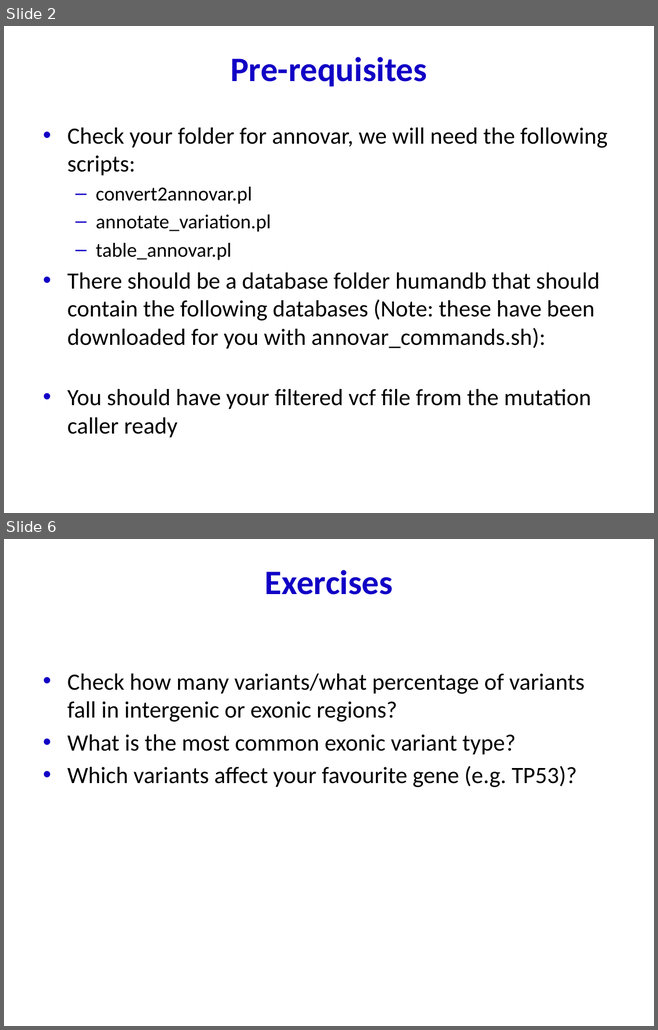
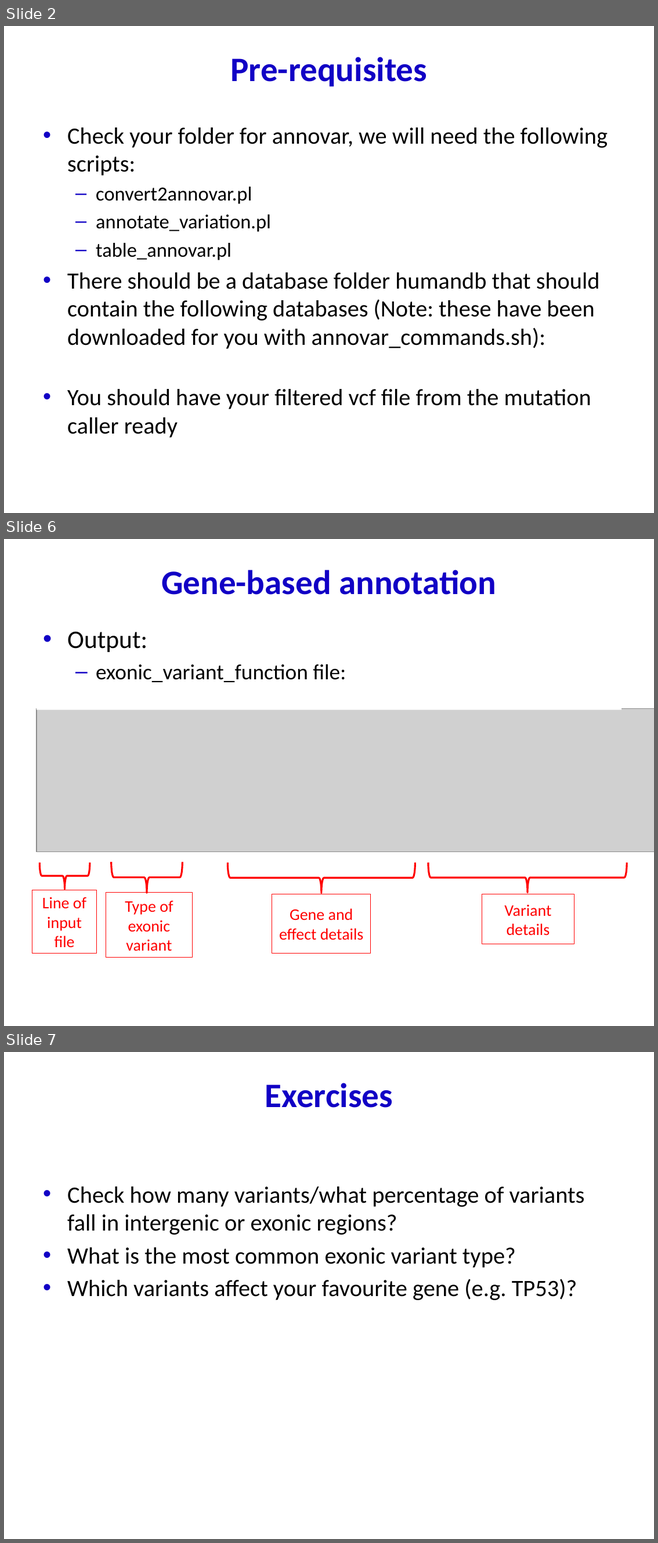
Before and after one commit to bioinformatics-core-shared-training/cruk-summer-school-2017, a slide deck: Day3/practical_annotatingSNVs.pptx. Shown one above the other, each under a label of ours: slides 2 and 6 before the commit, slides 2, 6 and 7 after it; the slides between them are not shown. The pictures are 658x1030 and 658x1543 pixels, drawn with LibreOffice and Linux fonts; fonts in the diff are those of the drawing; grey boxes stand for pictures. Boxes give left, top, right and bottom in pixels: in the first picture for what was removed or moved away, otherwise in the second. Text is boxed around its words. In the diff, an @@ line names an element or a change of style, - is before the commit and + after.

```diff
--- a/Day3/practical_annotatingSNVs.pptx
+++ b/Day3/practical_annotatingSNVs.pptx
@@ slide 6 added at [4,539,654,1026], background #FFFFFF @@
@@ title added at [161,570,496,595], 38 pt, text #1100C5, bold @@
+Gene-based annotation
@@ text added at [36,620,621,710], fill #FFFFFF, 24 pt, text #000000 @@
+• Output:
+  – exonic_variant_function file:
@@ picture added at [36,708,654,852] @@
@@ left brace added at [40,863,90,889], outline #FF0000 2 pt @@
@@ left brace added at [111,861,182,893], outline #FF0000 2 pt @@
@@ left brace added at [228,862,415,893], outline #FF0000 2 pt @@
@@ left brace added at [427,863,626,893], outline #FF0000 2 pt @@
@@ rectangle added at [32,890,97,954], fill #FFFFFF, outline #FF0000 0.75 pt, 18 pt, text #FF0000 @@
+Line of input file
@@ rectangle added at [106,892,192,957], fill #FFFFFF, outline #FF0000 0.75 pt, 18 pt, text #FF0000 @@
+Type of exonic variant
@@ rectangle added at [271,895,371,954], fill #FFFFFF, outline #FF0000 0.75 pt, 18 pt, text #FF0000 @@
+Gene and effect details
@@ rectangle added at [481,895,574,944], fill #FFFFFF, outline #FF0000 0.75 pt, 18 pt, text #FF0000 @@
+Variant details
@@ what was slide 6 is now slide 7 @@
```
Also in this commit, not shown: 5 slides changed, 2 other slides added, 2 slides removed.
